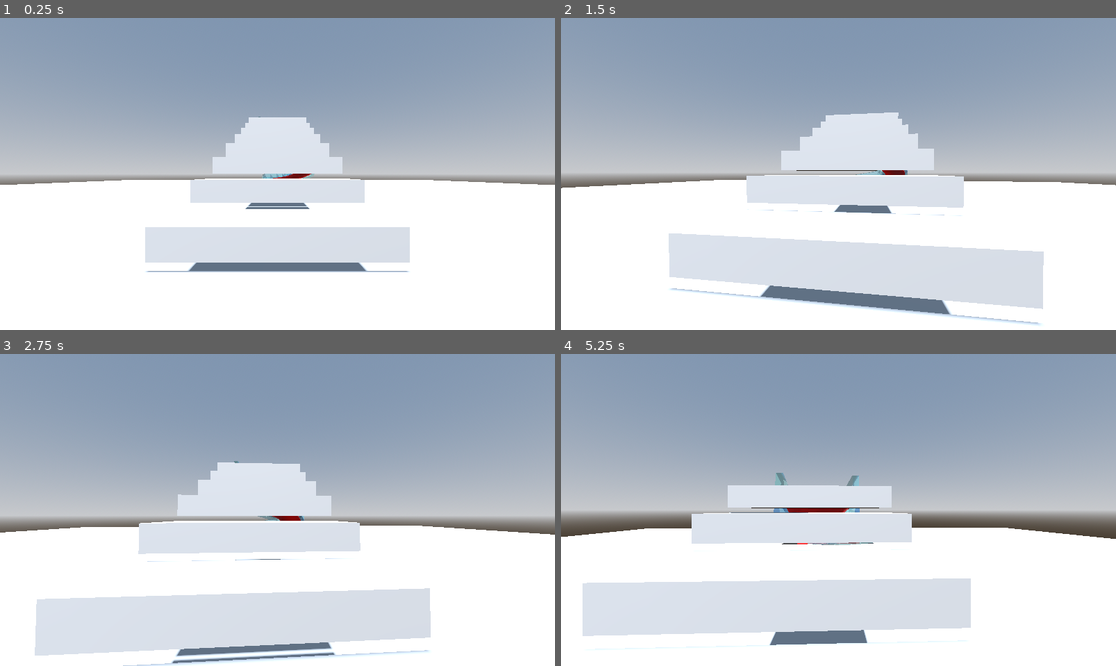
Above: before the commit, frames 1-4 (two rows, left to right).
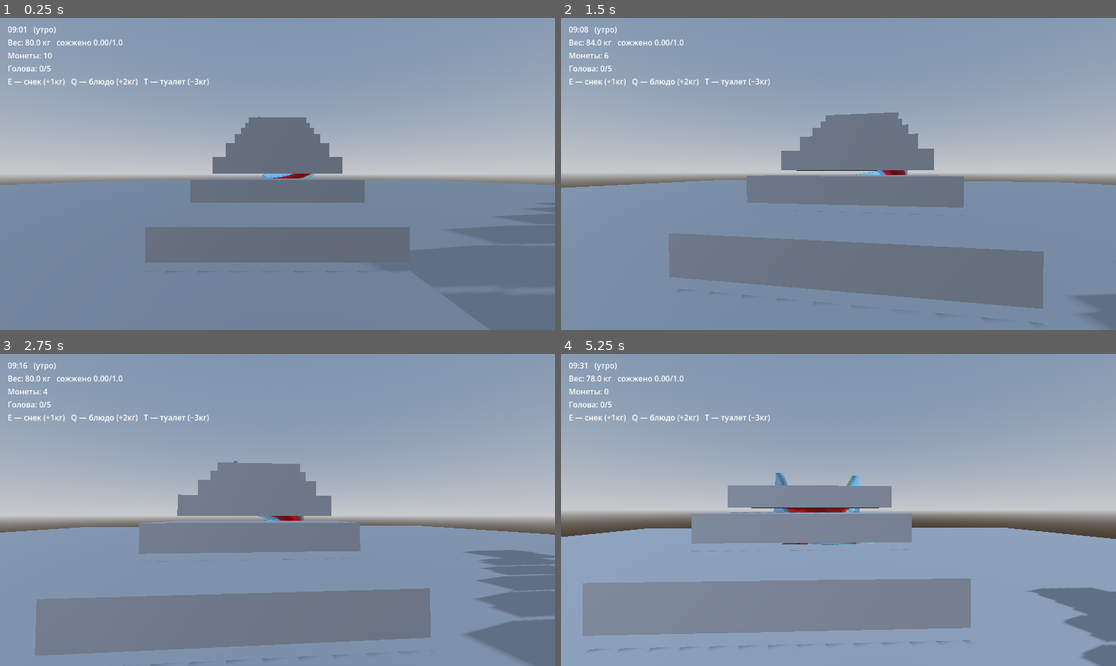
Above: after the commit, the same moments.

Repository: evangelipeep/Red-Wave
Game: Godot game, scene res://world/TestPlayground.tscn
Same seed, same stepped clock (60 frames per second), same inputs: the game is played once before the commit and once after it. The project has no main scene, so this scene is started directly.
Inputs (mouse positions are in pixels of both pictures, inside the frame that each line leads up to):
- Up to frame 1 (0.25 s): no input
- Up to frame 2 (1.5 s): move the mouse to (866, 174) at 0.52 s; hold Q (eat_meal, bound only after the commit) 0.53-1.28 s; hold W (move_forward) from 0.53 s (still down); tap Space (jump) at 0.77 s; tap E (eat_snack, bound only after the commit) at 0.8, 1.35 s; move the mouse to (810, 174) at 1.27 s
- Up to frame 3 (2.75 s): keep holding W (move_forward); tap Space (jump) at 1.52 s; tap T (toilet, bound only after the commit) at 1.55 s; move the mouse to (288, 503) at 2.02 s; hold T (toilet, bound only after the commit) from 2.03 s (still down); tap Q (eat_meal, bound only after the commit) at 2.3 s
- Up to frame 4 (5.25 s): keep holding W (move_forward); move the mouse to (832, 516) at 2.77 s; release T (toilet, bound only after the commit) at 2.78 s; tap Shift (sprint) at 2.85 s; tap Space (jump) at 3.02, 3.77, 4.52 s; tap E (eat_snack, bound only after the commit) at 3.05, 4.35 s; move the mouse to (877, 513) at 3.52 s; hold Q (eat_meal, bound only after the commit) 3.53-4.28 s; tap T (toilet, bound only after the commit) at 3.8 s; move the mouse to (794, 506) at 4.27 s; tap Q (eat_meal, bound only after the commit) at 4.55 s; move the mouse to (844, 510) at 5.02 s; hold T (toilet, bound only after the commit) from 5.03 s (still down)

The runs differ from the first frame. In frame 1, 51% of the frame differs, in the area x 0-100%, y 2-100%; in frame 2, 53%; in frame 3, 49%; in frame 4, 48%.

Commit message:
feat(run): настоящий вес, монеты+голова, цикл дня со светом и HUD

Diff:
--- /dev/null
+++ b/autoload/RunState.gd
@@ -0,0 +1,54 @@
+extends Node
+## Автолоад: состояние забега для одного игрока (монеты, головокружение).
+## Координирует «еду»: тратит монеты, меняет вес (WeightSystem) и голову.
+## Позже станет server-authoritative (как Гул/квесты/вес).
+## Головокружение растёт от горок (по тегу dizzy) и медленно спадает (GDD §6).
+
+var coins: int = 0
+var dizziness: int = 0
+var _dizzy_decay_accum: float = 0.0
+
+const DIZZY_DECAY_EVERY := 6.0   # сек на −1 головокружения
+
+func _ready() -> void:
+	EventBus.slide_completed.connect(_on_slide_completed)
+
+func reset() -> void:
+	coins = GameConstants.COINS_START
+	dizziness = 0
+	EventBus.dizziness_changed.emit(Net.local_id(), dizziness)
+
+func _process(delta: float) -> void:
+	if dizziness <= 0:
+		return
+	_dizzy_decay_accum += delta
+	if _dizzy_decay_accum >= DIZZY_DECAY_EVERY:
+		_dizzy_decay_accum = 0.0
+		add_dizziness(-1)
+
+func add_dizziness(delta: int) -> void:
+	dizziness = clampi(dizziness + delta, 0, GameConstants.DIZZY_MAX)
+	EventBus.dizziness_changed.emit(Net.local_id(), dizziness)
+
+# Горка добавляет головокружение по своему тегу dizzy.
+func _on_slide_completed(_player_id: int, slide_id: String) -> void:
+	var info: Dictionary = Slides.SLIDES.get(slide_id, {})
+	add_dizziness(int(info.get("dizzy", 0)))
+
+# Снек: +1 кг, −1 голова, 1 монета (GDD §5).
+func try_eat_snack() -> bool:
+	if coins < 1:
+		return false
+	coins -= 1
+	WeightSystem.eat_snack()
+	add_dizziness(-1)
+	return true
+
+# Блюдо: +2 кг, −3 голова, 2 монеты.
+func try_eat_meal() -> bool:
+	if coins < 2:
+		return false
+	coins -= 2
+	WeightSystem.eat_meal()
+	add_dizziness(-3)
+	return true
--- a/autoload/WeightSystem.gd
+++ b/autoload/WeightSystem.gd
@@ -1,30 +1,55 @@
 extends Node
-## Автолоад: вес игрока(ов). СТАБ фазы 1 — даёт рабочий API, но без реальной
-## модели набора/сжигания. Полная версия пишется на неделе 2–3 (вес→скорость,
-## лок экстрима, еда/туалет/бег). Сейчас возвращает безопасные значения,
-## чтобы SlideRail и HUD могли к нему обращаться уже сейчас.
+## Автолоад: вес игрока (DESIGN FROZEN, GDD §5). Старт 80 кг, диапазон 70–95.
+##   • Скорость спуска: 70→×0.85, 80→×1.0, 90→×1.15, >90 — плато 1.15.
+##   • Лок экстрима: ≥91 не пускают, пока не ≤90 (гистерезис).
+##   • Набор: снек +1, блюдо +2. Сброс: туалет −3, бег −1 кг / 400 м.
+##   • Река/ванны вес НЕ меняют (в воде add_run_distance не зовём).
 
-const KG_MIN := 60.0
-const KG_MAX := 120.0
+var kg: float = GameConstants.WEIGHT_START
+var _run_accum: float = 0.0          # накопленные метры бега к следующему −1 кг
+var _extreme_locked: bool = false
 
-var kg: float = KG_MIN
+func reset() -> void:
+	kg = GameConstants.WEIGHT_START
+	_run_accum = 0.0
+	_extreme_locked = false
+	EventBus.weight_changed.emit(Net.local_id(), kg)
 
-func eat(_amount: float = 5.0) -> void:
-	# TODO(неделя3): набор веса + сигнал weight_changed
-	pass
+# Множитель скорости спуска от веса.
+func speed_factor() -> float:
+	var w := clampf(kg, GameConstants.WEIGHT_MIN, GameConstants.WEIGHT_MAX)
+	# 70→0.85 ... 90→1.15 линейно (0.015/кг), выше 90 — плато.
+	return clampf(GameConstants.SPEED_AT_70 + (w - 70.0) * 0.015,
+		GameConstants.SPEED_AT_70, GameConstants.SPEED_AT_90)
+
+func can_ride_extreme() -> bool:
+	return not _extreme_locked
+
+func eat_snack() -> void:
+	_set_kg(kg + GameConstants.SNACK_KG)
+
+func eat_meal() -> void:
+	_set_kg(kg + GameConstants.MEAL_KG)
 
 func toilet() -> void:
-	# TODO(неделя3): сброс веса
-	pass
+	_set_kg(kg + GameConstants.TOILET_KG)   # TOILET_KG = −3
 
-func add_run_distance(_meters: float) -> void:
-	# TODO(неделя3): бег сжигает вес
-	pass
+# Бег сжигает вес: каждые RUN_M_PER_KG метров → −1 кг.
+func add_run_distance(meters: float) -> void:
+	_run_accum += meters
+	while _run_accum >= GameConstants.RUN_M_PER_KG:
+		_run_accum -= GameConstants.RUN_M_PER_KG
+		_set_kg(kg - 1.0)
 
-# Множитель скорости спуска от веса (тяжелее = быстрее). СТАБ: всегда 1.0.
-func speed_factor() -> float:
-	return 1.0
+# Прогресс к следующему сожжённому килограмму (0..1) — для HUD «сожжено X.X/1.0».
+func burn_progress() -> float:
+	return _run_accum / GameConstants.RUN_M_PER_KG
 
-# Можно ли на экстрим-горку (лок по весу). СТАБ: всегда да.
-func can_ride_extreme() -> bool:
-	return true
+func _set_kg(v: float) -> void:
+	kg = clampf(v, GameConstants.WEIGHT_MIN, GameConstants.WEIGHT_MAX)
+	# Гистерезис лока экстрима: блок при ≥91, снятие при ≤90.
+	if kg >= GameConstants.WEIGHT_LOCK:
+		_extreme_locked = true
+	elif kg <= GameConstants.WEIGHT_LOCK - 1.0:
+		_extreme_locked = false
+	EventBus.weight_changed.emit(Net.local_id(), kg)
--- a/player/PlayerController.gd
+++ b/player/PlayerController.gd
@@ -63,6 +63,13 @@
 		Input.mouse_mode = Input.MOUSE_MODE_VISIBLE \
 			if Input.mouse_mode == Input.MOUSE_MODE_CAPTURED \
 			else Input.MOUSE_MODE_CAPTURED
+	# Еда/туалет (меняют вес → скорость спуска, брызги, лок экстрима).
+	elif event.is_action_pressed("eat_snack"):
+		RunState.try_eat_snack()
+	elif event.is_action_pressed("eat_meal"):
+		RunState.try_eat_meal()
+	elif event.is_action_pressed("toilet"):
+		WeightSystem.toilet()
 
 func _physics_process(delta: float) -> void:
 	if riding:
@@ -230,6 +237,9 @@
 	_add_key("jump", KEY_SPACE)
 	_add_key("sprint", KEY_SHIFT)
 	_add_key("swim_down", KEY_CTRL)
+	_add_key("eat_snack", KEY_E)
+	_add_key("eat_meal", KEY_Q)
+	_add_key("toilet", KEY_T)
 
 func _add_key(action: String, keycode: Key) -> void:
 	if not InputMap.has_action(action):
--- a/project.godot
+++ b/project.godot
@@ -21,6 +21,7 @@
 Clock="*res://autoload/Clock.gd"
 Hype="*res://autoload/Hype.gd"
 WeightSystem="*res://autoload/WeightSystem.gd"
+RunState="*res://autoload/RunState.gd"
 Net="*res://autoload/Net.gd"
 Slides="*res://data/slides.gd"
 QuestGenerator="*res://systems/quest/QuestGenerator.gd"
--- a/systems/slide/SlideRail.gd
+++ b/systems/slide/SlideRail.gd
@@ -192,8 +192,15 @@
 func _on_mount_body_entered(body: Node3D) -> void:
 	if _rider != null:
 		return
-	if body is PlayerController:
-		_start_ride(body)
+	if not (body is PlayerController):
+		return
+	# Лок экстрима по весу (GDD §5): ≥91 кг не пускают.
+	var info: Dictionary = Slides.SLIDES.get(slide_id, {})
+	if info.get("extreme", false) and not WeightSystem.can_ride_extreme():
+		print("[SlideRail] %s — экстрим заблокирован: вес %.0f ≥ %.0f кг" % [
+			slide_id, WeightSystem.kg, GameConstants.WEIGHT_LOCK])
+		return
+	_start_ride(body)
 
 func _start_ride(player: PlayerController) -> void:
 	_rider = player
--- /dev/null
+++ b/ui/HUD.gd
@@ -0,0 +1,28 @@
+extends CanvasLayer
+## Минимальный HUD фазы 1: время+фаза дня, вес (+сжигание), монеты, голова.
+## Тянет данные из автолоадов напрямую (просто и достаточно для прототипа).
+
+@onready var _time: Label = $VBox/Time
+@onready var _weight: Label = $VBox/Weight
+@onready var _coins: Label = $VBox/Coins
+@onready var _dizzy: Label = $VBox/Dizzy
+@onready var _hint: Label = $VBox/Hint
+
+func _ready() -> void:
+	_hint.text = "E — снек (+1кг)   Q — блюдо (+2кг)   T — туалет (−3кг)"
+
+func _process(_delta: float) -> void:
+	_time.text = "%s   (%s)" % [Clock.game_time_string(), _phase_ru(Clock.phase())]
+	var lock := "  ⛔экстрим" if not WeightSystem.can_ride_extreme() else ""
+	_weight.text = "Вес: %.1f кг   сожжено %.2f/1.0%s" % [
+		WeightSystem.kg, WeightSystem.burn_progress(), lock]
+	_coins.text = "Монеты: %d" % RunState.coins
+	_dizzy.text = "Голова: %d/%d" % [RunState.dizziness, GameConstants.DIZZY_MAX]
+
+func _phase_ru(p: String) -> String:
+	match p:
+		"morning": return "утро"
+		"noon": return "полдень"
+		"evening": return "вечер"
+		"finale": return "финал"
+		_: return "планирование"
--- /dev/null
+++ b/ui/HUD.tscn
@@ -0,0 +1,27 @@
+[gd_scene load_steps=2 format=3 uid="uid://drwhud00001"]
+
+[ext_resource type="Script" path="res://ui/HUD.gd" id="1"]
+
+[node name="HUD" type="CanvasLayer"]
+script = ExtResource("1")
+
+[node name="VBox" type="VBoxContainer" parent="."]
+offset_left = 16.0
+offset_top = 12.0
+offset_right = 520.0
+offset_bottom = 160.0
+
+[node name="Time" type="Label" parent="VBox"]
+text = "09:00   (утро)"
+
+[node name="Weight" type="Label" parent="VBox"]
+text = "Вес: 80.0 кг"
+
+[node name="Coins" type="Label" parent="VBox"]
+text = "Монеты: 10"
+
+[node name="Dizzy" type="Label" parent="VBox"]
+text = "Голова: 0/5"
+
+[node name="Hint" type="Label" parent="VBox"]
+text = ""
--- /dev/null
+++ b/world/Lighting.gd
@@ -0,0 +1,33 @@
+extends DirectionalLight3D
+## Свет дня, привязанный к Clock: утро (прохладный) → полдень (яркий белый) →
+## вечер (тёплый оранжевый) → финал «Баллады» (тёмно-красный закат, GDD §финал).
+## Парк темнеет к вечеру — это критерий выхода из фазы 1.
+
+@export var world_env: WorldEnvironment
+
+func _process(_delta: float) -> void:
+	if not Clock.running:
+		return
+	var f := Clock.day_fraction
+	var elev := sin(f * PI)   # 0 на рассвете/закате, 1 в полдень
+
+	# Солнце: высота по дуге, азимут восток→запад.
+	rotation_degrees = Vector3(-(8.0 + 72.0 * elev), lerpf(-80.0, 80.0, f), 0.0)
+
+	# Цвет и яркость по времени суток.
+	var col: Color
+	if f < 0.5:
+		col = Color(0.82, 0.88, 1.0).lerp(Color(1, 1, 1), clampf(f / 0.5, 0.0, 1.0))
+	else:
+		col = Color(1, 1, 1).lerp(Color(1.0, 0.5, 0.25), clampf((f - 0.5) / 0.4, 0.0, 1.0))
+	light_energy = 0.15 + 1.0 * elev
+
+	# Финал: красный закат «Баллады».
+	if f >= GameConstants.PHASE_EVENING_END:
+		var t := clampf((f - GameConstants.PHASE_EVENING_END) / (1.0 - GameConstants.PHASE_EVENING_END), 0.0, 1.0)
+		col = Color(1.0, 0.5, 0.25).lerp(Color(0.7, 0.12, 0.1), t)
+		light_energy = 0.10 + 0.25 * (1.0 - t)
+	light_color = col
+
+	if world_env and world_env.environment:
+		world_env.environment.ambient_light_energy = 0.1 + 0.6 * elev
--- /dev/null
+++ b/world/RunBootstrap.gd
@@ -0,0 +1,14 @@
+extends Node3D
+## Запуск забега в тестовой сцене: бросает Гул, сбрасывает вес/монеты,
+## запускает часы дня. Позже это возьмёт на себя лобби/сервер (фаза 3).
+
+@export var debug_run_length: float = 120.0   # короткий день для теста (реальные сек); боевое — 1800
+
+func _ready() -> void:
+	GameConstants.run_length = debug_run_length
+	WeightSystem.reset()
+	RunState.reset()
+	Hype.roll()
+	Clock.start_run()
+	EventBus.run_started.emit()
+	print("[Run] старт: горка дня = %s, день = %.0f сек" % [Hype.day_slide, debug_run_length])
--- a/world/TestPlayground.tscn
+++ b/world/TestPlayground.tscn
@@ -1,7 +1,10 @@
-[gd_scene load_steps=6 format=3 uid="uid://drwtestpg0001"]
+[gd_scene load_steps=9 format=3 uid="uid://drwtestpg0001"]
 
 [ext_resource type="PackedScene" path="res://player/Player.tscn" id="1"]
 [ext_resource type="PackedScene" path="res://systems/slide/SlideRail.tscn" id="2"]
+[ext_resource type="Script" path="res://world/RunBootstrap.gd" id="3"]
+[ext_resource type="Script" path="res://world/Lighting.gd" id="4"]
+[ext_resource type="PackedScene" path="res://ui/HUD.tscn" id="5"]
 
 [sub_resource type="ProceduralSkyMaterial" id="sky_mat"]
 
@@ -15,6 +18,7 @@
 tonemap_mode = 2
 
 [node name="TestPlayground" type="Node3D"]
+script = ExtResource("3")
 
 [node name="WorldEnvironment" type="WorldEnvironment" parent="."]
 environment = SubResource("env")
@@ -22,6 +26,8 @@
 [node name="Sun" type="DirectionalLight3D" parent="."]
 transform = Transform3D(1, 0, 0, 0, 0.5, 0.8660254, 0, -0.8660254, 0.5, 0, 10, 0)
 shadow_enabled = true
+script = ExtResource("4")
+world_env = NodePath("../WorldEnvironment")
 
 [node name="Ground" type="CSGCombiner3D" parent="."]
 use_collision = true
@@ -39,3 +45,5 @@
 
 [node name="Player" parent="." instance=ExtResource("1")]
 transform = Transform3D(1, 0, 0, 0, 1, 0, 0, 0, 1, 0, 1.5, 12.5)
+
+[node name="HUD" parent="." instance=ExtResource("5")]
